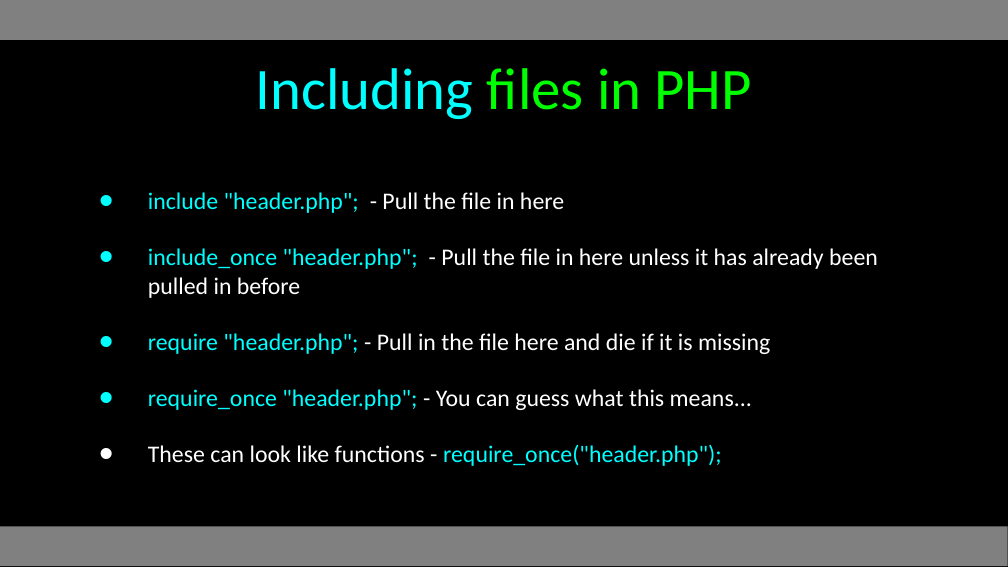
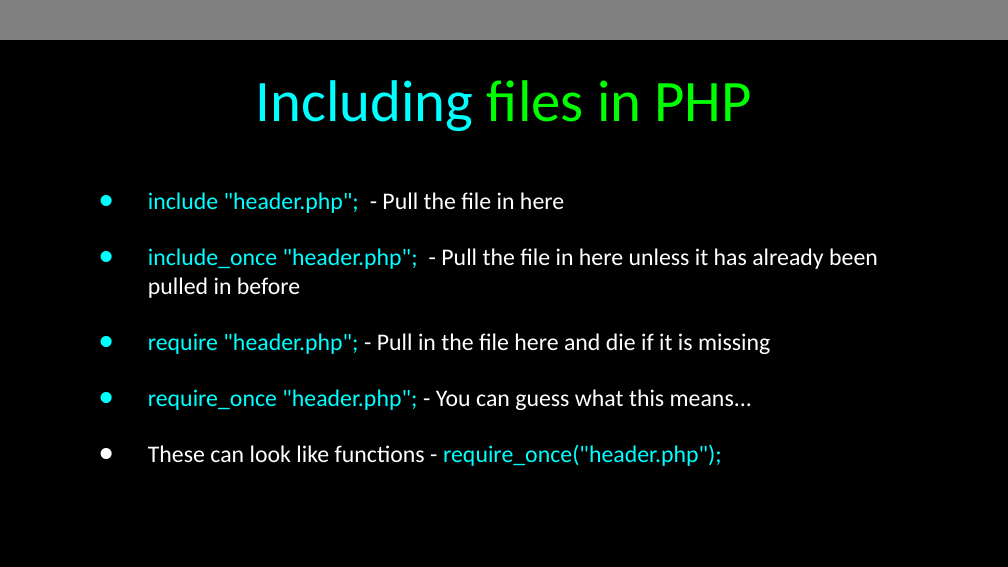
Before and after one commit to csev/wa4e, a slide deck: slide 24 of lectures/PHP-05-Functions.ppt. Drawn at 1008x567 pixels with LibreOffice and Linux fonts; fonts in the diff are those of the drawing. Boxes give left, top, right and bottom in pixels: in the first picture for what was removed or moved away, otherwise in the second. Text is boxed around its words. In the diff, an @@ line names an element or a change of style, - is before the commit and + after.

```diff
--- a/lectures/PHP-05-Functions.ppt
+++ b/lectures/PHP-05-Functions.ppt
@@ title "Including files in PHP" moved from (x1=256, y1=68, x2=752, y2=119) to (x1=256, y1=80, x2=752, y2=131) @@
@@ rectangle at (x1=0, y1=526, x2=1008, y2=566): fill #808080 to #000000 @@
```
Also in this commit, not shown: 30 other slides changed, 1 other file.
